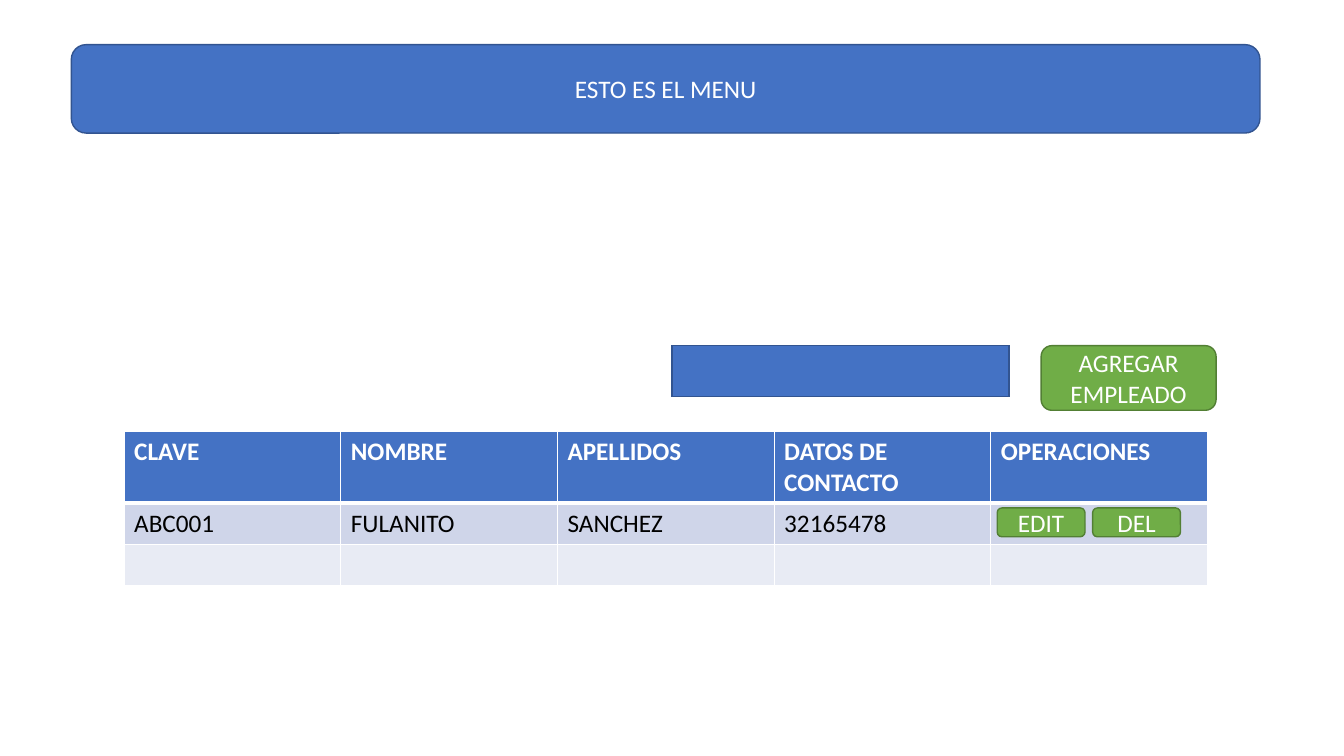
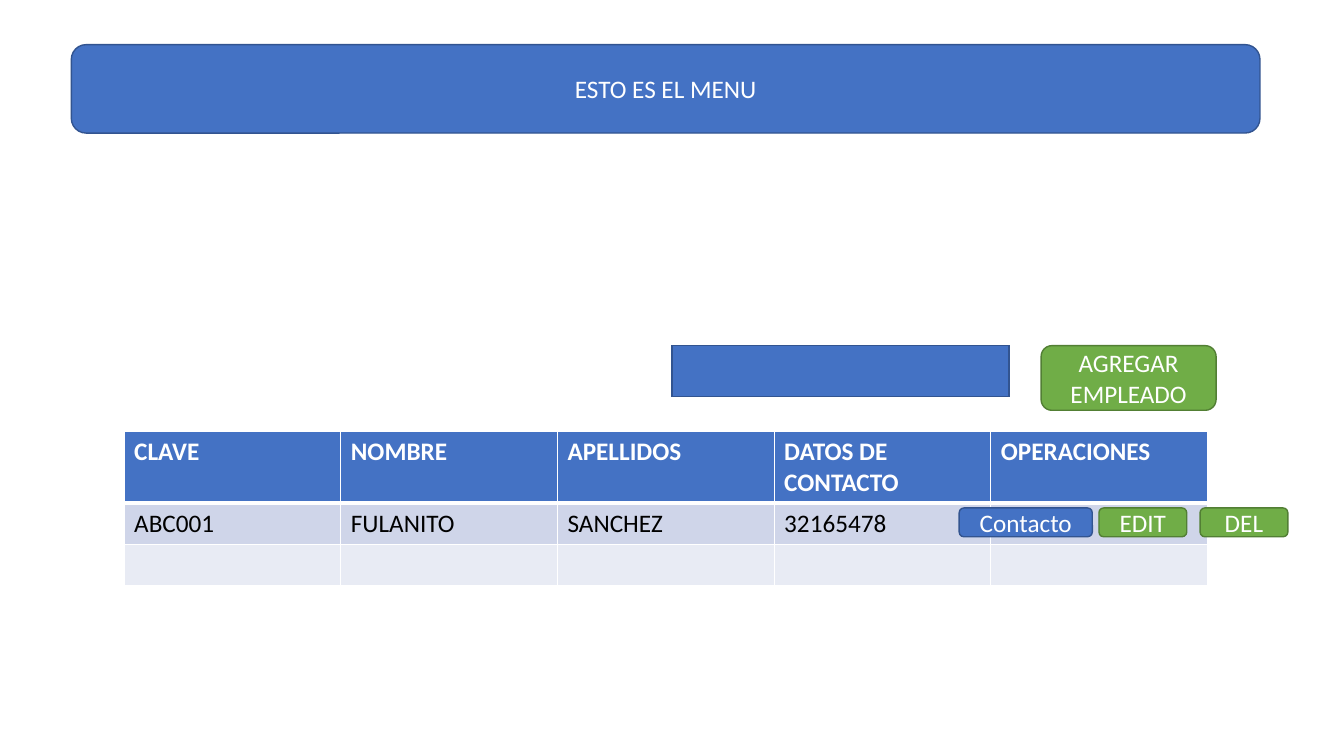
Before and after one commit to enriquecr1990/cap_php_ene22, a slide deck: slide 4 of documentacion/Presentación1.pptx. Drawn at 1344x756 pixels with LibreOffice and Linux fonts; fonts in the diff are those of the drawing. Boxes give left, top, right and bottom in pixels: in the first picture for what was removed or moved away, otherwise in the second. Text is boxed around its words. In the diff, an @@ line names an element or a change of style, - is before the commit and + after.

```diff
--- a/documentacion/Presentación1.pptx
+++ b/documentacion/Presentación1.pptx
@@ rounded rectangle added at (960,508,1093,537), fill #4472C4, outline #325491 1 pt, 18 pt, text #FFFFFF @@
+Contacto
@@ rounded rectangle "EDIT": place and size @@
-rounded rectangle "EDIT" at (997,508,1085,537)
+rounded rectangle "EDIT" at (1099,508,1187,537)
@@ rounded rectangle "DEL": place and size @@
-rounded rectangle "DEL" at (1093,508,1181,537)
+rounded rectangle "DEL" at (1201,508,1289,537)
```
Also in this commit, not shown: 1 slide added, 12 other files.
